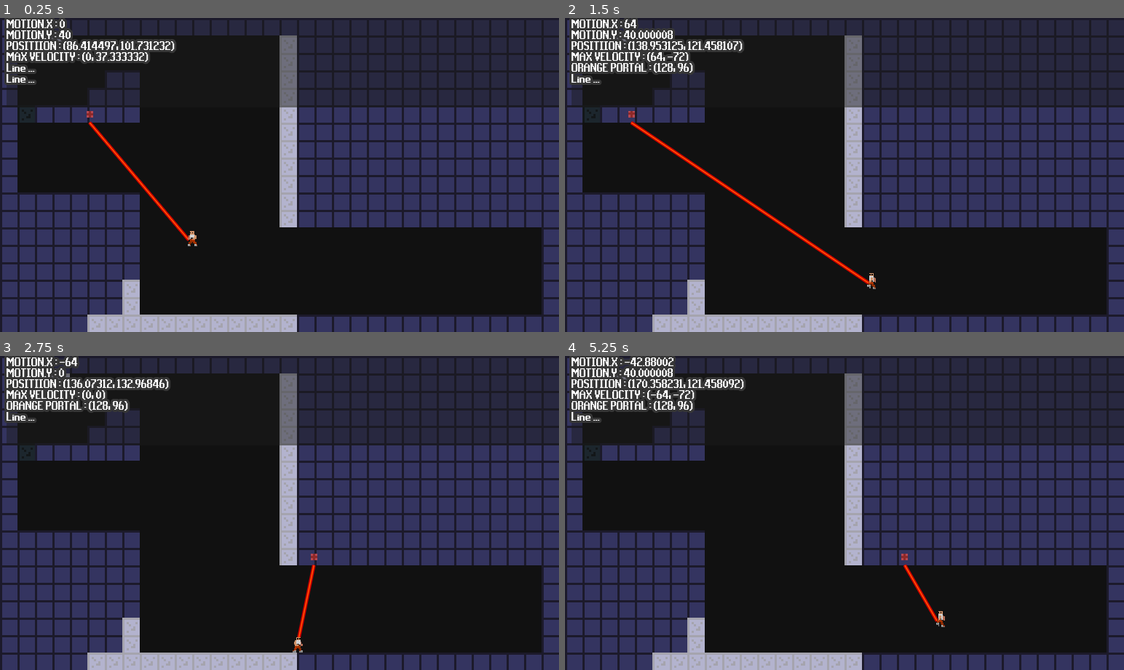
Above: before the commit, frames 1-4 (two rows, left to right).
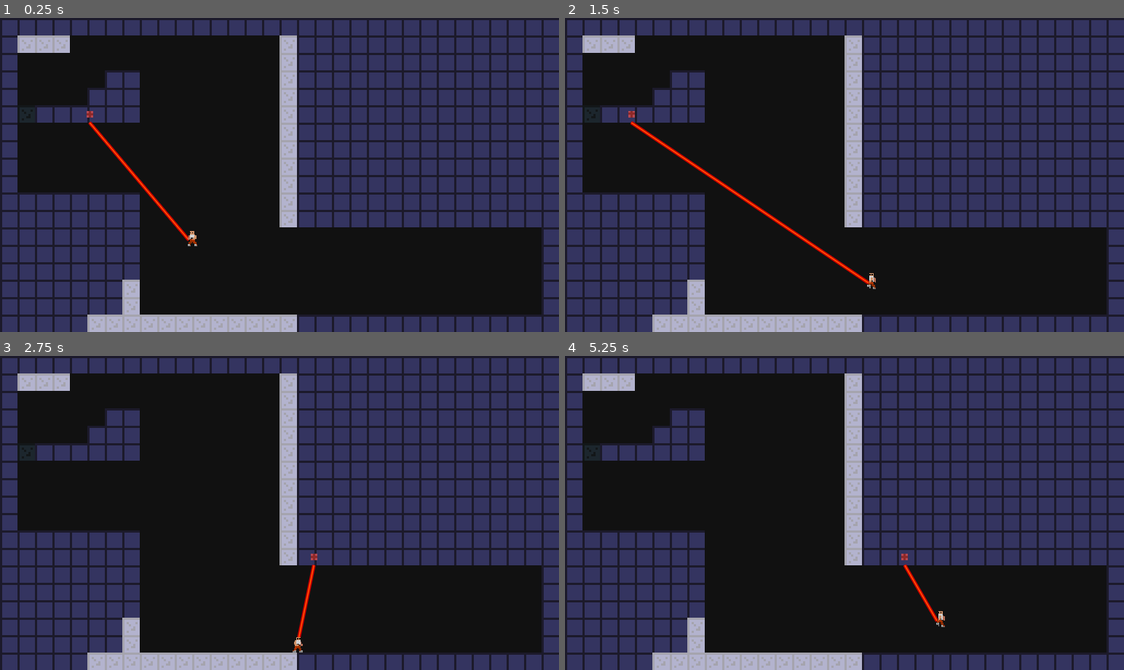
Above: after the commit, the same moments.

Repository: badsadcode/Portal_like_2D
Game: Godot game, scene res://World.tscn
Same seed, same stepped clock (60 frames per second), same inputs: the game is played once before the commit and once after it.
Inputs (mouse positions are in pixels of both pictures, inside the frame that each line leads up to):
- Up to frame 1 (0.25 s): no input
- Up to frame 2 (1.5 s): move the mouse to (967, 159) at 0.52 s; hold D (right) from 0.53 s (still down); click (967, 159) at 0.6 s; tap Space (jump) at 0.77 s; move the mouse to (732, 190) at 1.27 s; tap Middle mouse button (m_mouse) at 1.35 s
- Up to frame 3 (2.75 s): tap Space (jump) at 1.52 s; move the mouse to (335, 443) at 2.02 s; release D (right) at 2.03 s; hold A (left) from 2.03 s (still down); right-click (335, 443) at 2.1 s
- Up to frame 4 (5.25 s): move the mouse to (816, 575) at 2.77 s; release A (left) at 2.78 s; hold D (right) 2.78-4.28 s; click (816, 575) at 2.85 s; tap Space (jump) at 3.02, 3.77, 4.52 s; move the mouse to (1012, 560) at 3.52 s; tap Middle mouse button (m_mouse) at 3.6 s; move the mouse to (676, 465) at 4.27 s; hold A (left) 4.28-5.03 s; right-click (676, 465) at 4.35 s; move the mouse to (872, 513) at 5.02 s; hold D (right) from 5.03 s (still down); click (872, 513) at 5.1 s

The runs differ from the first frame. In frame 1, 16% of the frame differs, in the area x 0-100%, y 0-29%; in frame 2, 17%; in frame 3, 17%; in frame 4, 17%.

Commit message:
small fixes

Diff:
--- a/DebugWindow.gd
+++ b/DebugWindow.gd
@@ -1,4 +1,7 @@
 extends Control
+
+func _ready():
+	self.visible = false
 
 
 func _process(delta):
--- a/World.gd
+++ b/World.gd
@@ -19,7 +19,7 @@
 func _process(delta):
 	set_debug_line(debug_line1, "MOTION.X", player.motion.x)
 	set_debug_line(debug_line2, "MOTION.Y", player.motion.y)
-	set_debug_line(debug_line3, "POSITIION", player.get_global_position())
+	set_debug_line(debug_line3, "POSITION", player.get_global_position())
 	set_debug_line(debug_line4, "MAX VELOCITY", player.max_velocity)
 	if Global.PortalContainer[0] != null:
 		set_debug_line(debug_line5, "ORANGE PORTAL", Global.PortalContainer[0].position)
